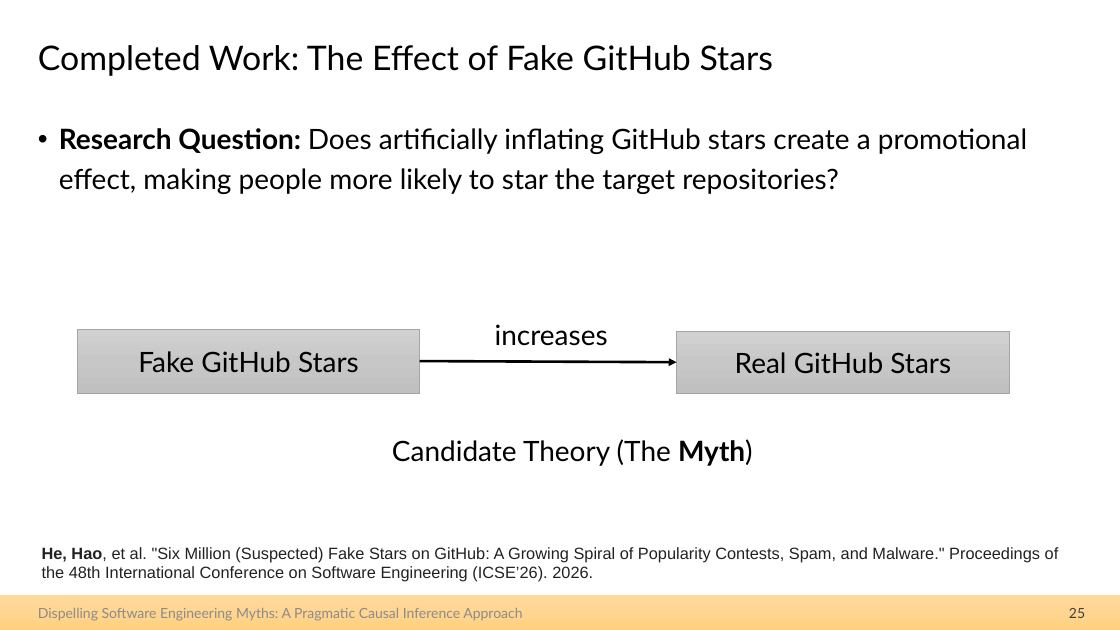
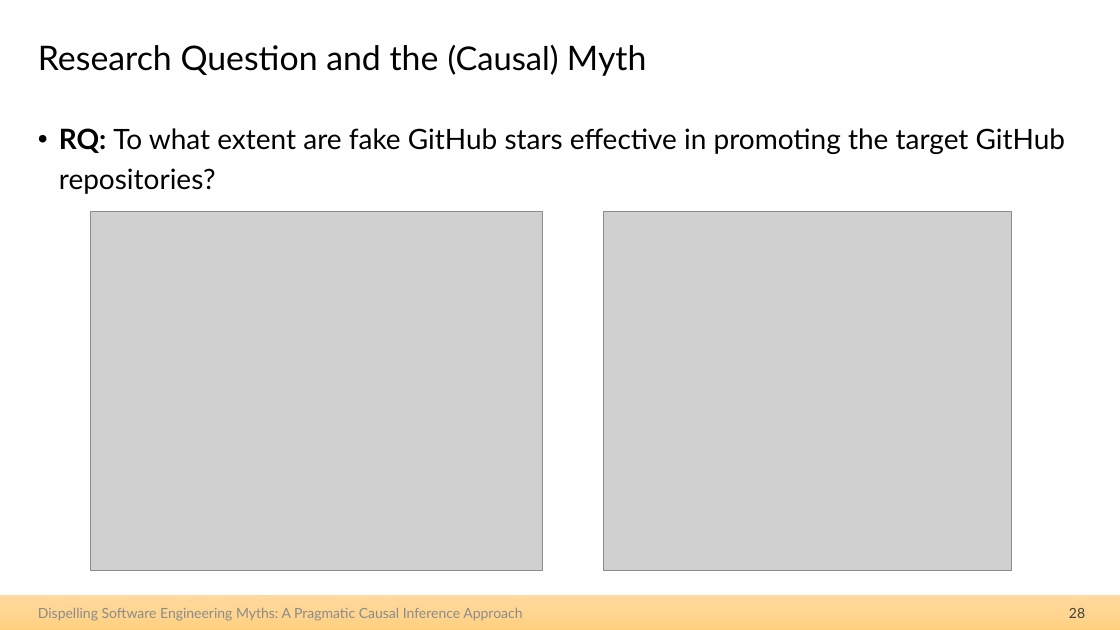
Before and after one commit to hehao98/Thesis, a slide deck: slide 28 of 2026.09.21-Thesis Defense.pptx (slide 25 before the commit). Drawn at 1120x630 pixels with LibreOffice and Linux fonts; fonts in the diff are those of the drawing; grey boxes stand for pictures. Boxes give left, top, right and bottom in pixels: in the first picture for what was removed or moved away, otherwise in the second. Text is boxed around its words. In the diff, an @@ line names an element or a change of style, - is before the commit and + after.

```diff
--- a/2026.09.21-Thesis Defense.pptx
+++ b/2026.09.21-Thesis Defense.pptx
@@ title at (x1=38, y1=45, x2=646, y2=76): text changed @@
-Completed Work: The Effect of Fake GitHub Stars
+Research Question and the (Causal) Myth
@@ text at (x1=59, y1=128, x2=1065, y2=194): text changed @@
-• Research Question: Does artificially inflating GitHub stars create a promotional effect, making people more likely to star the target repositories?
+• RQ: To what extent are fake GitHub stars effective in promoting the target GitHub repositories?
@@ picture added at (x1=91, y1=212, x2=544, y2=571) @@
@@ picture added at (x1=603, y1=212, x2=1012, y2=571) @@
@@ group removed at (x1=77, y1=324, x2=1010, y2=393): 2 rectangles, 1 arrow, 1 text @@
-Fake GitHub Stars
-Real GitHub Stars
-increases
@@ text removed at (x1=392, y1=439, x2=753, y2=466) @@
-Candidate Theory (The Myth)
@@ text removed at (x1=42, y1=547, x2=1059, y2=582) @@
-He, Hao, et al. "Six Million (Suspected) Fake Stars on GitHub: A Growing Spiral of Popularity Contests, Spam, and Malware." Proceedings of the 48th International Conference on Software Engineering (ICSE’26). 2026.
@@ page number at (x1=1069, y1=608, x2=1085, y2=618): text changed @@
-25
+28
```
Also in this commit, not shown: 9 other slides changed, 15 slides added, 5 slides removed.
